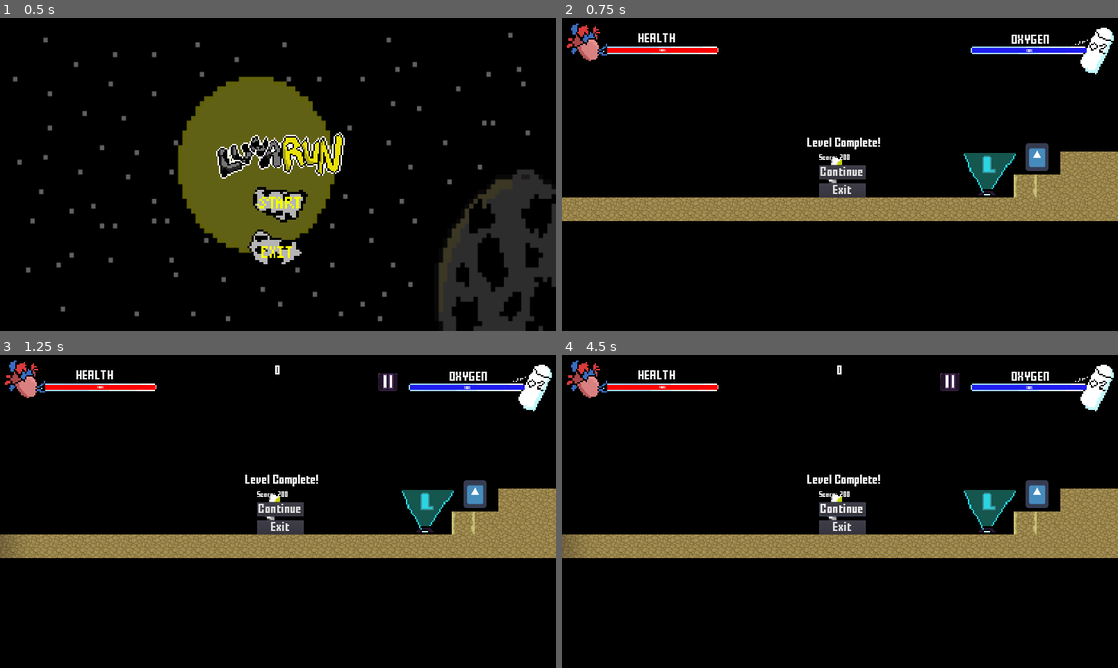
Above: before the commit, frames 1-4 (two rows, left to right).
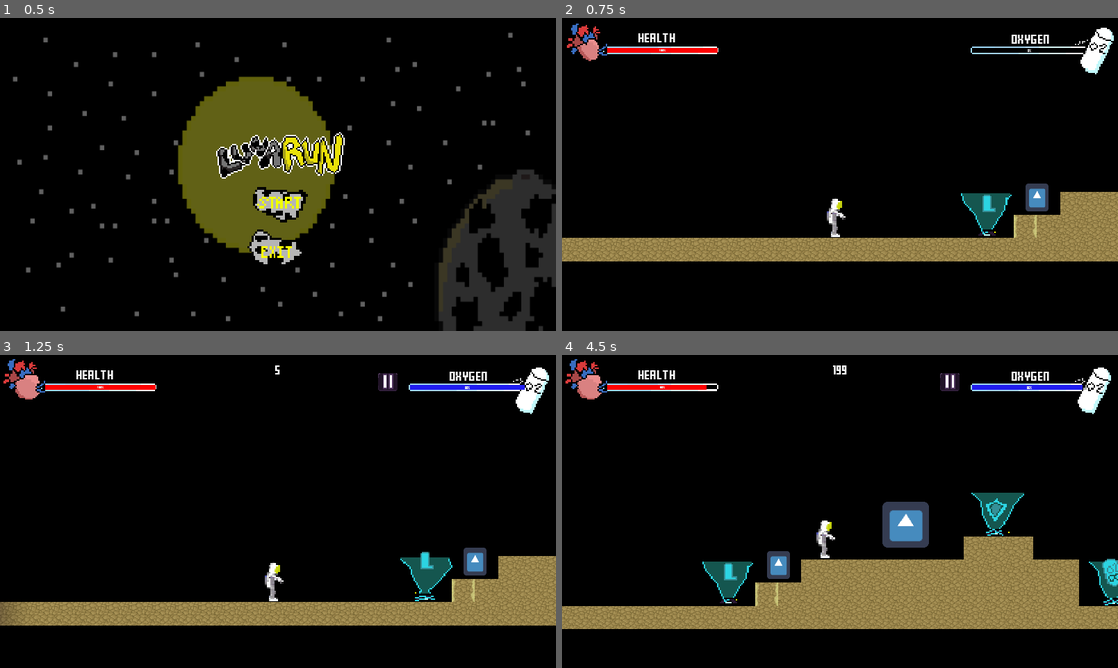
Above: after the commit, the same moments.

Repository: Kreateer/game-off-2020
Game: Godot game, scene res://scenes/Main.tscn
Two runs of this game, one before a commit and one after it. Both use one fixed random seed, a clock stepped at 60 frames per second and the inputs below. The engine's default icon, where the game draws it, is replaced by a stand-in: a white triangle on a blue panel in a dark square.
Inputs (mouse positions are in pixels of both pictures, inside the frame that each line leads up to):
- Up to frame 1 (0.5 s): no input
- Up to frame 2 (0.75 s): click (840, 202) at 0.5 s
- Up to frame 3 (1.25 s): no input
- Up to frame 4 (4.5 s): click (840, 508) at 1.25 s, where only the run before the commit has a clickable "Continue"; click (840, 508) at 2 s, where only the run before the commit has a clickable "Continue"; move the mouse to (962, 495) at 2.77 s; hold D (right) 2.78-4.28 s; click (962, 495) at 2.92 s; tap W (jump) at 3.02, 3.77 s; move the mouse to (728, 527) at 3.52 s; move the mouse to (895, 442) at 4.27 s; hold A (left) from 4.28 s (still down)

Frame 1 is identical in both runs. In frame 2, 20% of the frame differs, in the area x 0-100%, y 9-78%; in frame 3, 23%; in frame 4, 30%, in the area x 0-100%, y 1-88%.

Commit message:
Fix popup showing at level start and Retry button on Player death
This commit fixes the issue where the EndPopup would show as soon as the scene is loaded and instead only shows when the Player collides with EndCollider.
This also re-adds the Retry button that I accidentally removed before.

Diff:
--- a/levels/Tutorial.tscn
+++ b/levels/Tutorial.tscn
@@ -95,25 +95,20 @@
 scale = Vector2( 60, 33.75 )
 texture = ExtResource( 4 )
 
-[node name="EndCollider" parent="." instance=ExtResource( 2 )]
-position = Vector2( 2856, 625 )
+[node name="EndPopup" parent="." instance=ExtResource( 5 )]
 
-[node name="EndArea" parent="EndCollider" index="0"]
-position = Vector2( 71.9999, 263 )
-
-[node name="EndPopup" parent="EndCollider" instance=ExtResource( 5 )]
+[node name="EndCollider" parent="EndPopup" instance=ExtResource( 2 )]
+position = Vector2( 1904, 888 )
 [connection signal="Dead" from="Player" to="." method="_on_Player_Dead"]
 [connection signal="Dead" from="Player" to="GUI" method="_on_Player_Dead"]
 [connection signal="screen_exited" from="Player/VisibilityNotifier2D" to="Player" method="_on_VisibilityNotifier2D_screen_exited"]
 [connection signal="timeout" from="CanvasLayer/Score/ScoreTimer" to="." method="_on_ScoreTimer_timeout"]
 [connection signal="timeout" from="CanvasLayer/Oxygen/OxygenTimer" to="." method="_on_OxygenTimer_timeout"]
 [connection signal="DamageArea_PlayerCollision" from="Darkness" to="Player" method="_on_Darkness_DamageArea_PlayerCollision"]
-[connection signal="level_cleared" from="EndCollider" to="." method="_on_EndCollider_level_cleared"]
+[connection signal="level_cleared" from="EndPopup/EndCollider" to="." method="_on_EndCollider_level_cleared"]
 
 [editable path="CanvasLayer"]
 
 [editable path="GUI"]
 
-[editable path="EndCollider"]
-
-[editable path="EndCollider/EndPopup"]
+[editable path="EndPopup"]
--- a/scenes/EndCollider.tscn
+++ b/scenes/EndCollider.tscn
@@ -9,8 +9,8 @@
 script = ExtResource( 1 )
 
 [node name="EndArea" type="Area2D" parent="."]
-position = Vector2( 17.6777, 224.153 )
 input_pickable = false
+monitorable = false
 
 [node name="CollisionShape2D" type="CollisionShape2D" parent="EndArea"]
 shape = SubResource( 1 )
--- a/scenes/GUI.tscn
+++ b/scenes/GUI.tscn
@@ -160,6 +160,12 @@
 frame_11/texture = ExtResource( 4 )
 frame_11/delay_sec = 0.0
 
+[sub_resource type="DynamicFontData" id=5]
+font_path = "res://assets/fonts/FFFFORWA.TTF"
+
+[sub_resource type="DynamicFont" id=6]
+font_data = SubResource( 5 )
+
 [node name="GUI" type="CanvasLayer"]
 script = ExtResource( 2 )
 
@@ -215,7 +221,7 @@
 "_editor_description_": ""
 }
 
-[node name="RetryButton" type="TextureButton" parent="."]
+[node name="RetryButton" type="Button" parent="."]
 visible = false
 anchor_left = 0.5
 anchor_top = 0.5
@@ -225,9 +231,10 @@
 margin_top = 36.0
 margin_right = 52.0
 margin_bottom = 85.0
-__meta__ = {
-"_edit_use_anchors_": false,
-"_editor_description_": ""
+custom_fonts/font = SubResource( 6 )
+text = "Retry"
+__meta__ = {
+"_edit_use_anchors_": false
 }
 
 [node name="Sprite" type="Sprite" parent="."]
--- a/scenes/LvlEndPopup.tscn
+++ b/scenes/LvlEndPopup.tscn
@@ -32,22 +32,10 @@
 font_data = SubResource( 7 )
 
 [node name="EndPopup" type="CanvasLayer"]
+pause_mode = 1
+
+[node name="BasePopup" type="Popup" parent="."]
 pause_mode = 2
-
-[node name="PopupControl" type="Control" parent="."]
-anchor_left = 0.5
-anchor_top = 0.5
-anchor_right = 0.5
-anchor_bottom = 0.5
-margin_left = -20.0
-margin_top = -20.0
-margin_right = 20.0
-margin_bottom = 20.0
-__meta__ = {
-"_edit_use_anchors_": false
-}
-
-[node name="BasePopup" type="Popup" parent="PopupControl"]
 anchor_left = 0.5
 anchor_top = 0.5
 anchor_right = 0.5
@@ -61,7 +49,7 @@
 "_edit_use_anchors_": false
 }
 
-[node name="Continue" type="Button" parent="PopupControl/BasePopup"]
+[node name="Continue" type="Button" parent="BasePopup"]
 anchor_left = 0.5
 anchor_top = 0.5
 anchor_right = 0.5
@@ -80,7 +68,7 @@
 "_editor_description_": ""
 }
 
-[node name="Exit" type="Button" parent="PopupControl/BasePopup"]
+[node name="Exit" type="Button" parent="BasePopup"]
 anchor_left = 0.5
 anchor_top = 0.5
 anchor_right = 0.5
@@ -99,7 +87,7 @@
 "_editor_description_": ""
 }
 
-[node name="LevelComplete" type="Label" parent="PopupControl/BasePopup"]
+[node name="LevelComplete" type="Label" parent="BasePopup"]
 anchor_left = 0.5
 anchor_top = 0.5
 anchor_right = 0.5
@@ -114,7 +102,7 @@
 "_edit_use_anchors_": false
 }
 
-[node name="FinalScore" type="Label" parent="PopupControl/BasePopup"]
+[node name="FinalScore" type="Label" parent="BasePopup"]
 anchor_left = 0.5
 anchor_top = 0.5
 anchor_right = 0.5
@@ -129,7 +117,7 @@
 "_edit_use_anchors_": false
 }
 
-[node name="ScoreNumber" type="Label" parent="PopupControl/BasePopup"]
+[node name="ScoreNumber" type="Label" parent="BasePopup"]
 anchor_left = 0.5
 anchor_top = 0.5
 anchor_right = 0.5
@@ -143,5 +131,5 @@
 "_edit_use_anchors_": false,
 "_editor_description_": ""
 }
-[connection signal="pressed" from="PopupControl/BasePopup/Continue" to="PopupControl/BasePopup" method="_on_Continue_pressed"]
-[connection signal="pressed" from="PopupControl/BasePopup/Exit" to="PopupControl/BasePopup" method="_on_Exit_pressed"]
+[connection signal="pressed" from="BasePopup/Continue" to="BasePopup" method="_on_Continue_pressed"]
+[connection signal="pressed" from="BasePopup/Exit" to="BasePopup" method="_on_Exit_pressed"]
--- a/scripts/EndCollider.gd
+++ b/scripts/EndCollider.gd
@@ -2,12 +2,17 @@
 
 signal level_cleared
 
-func _on_EndArea_body_entered(KinematicBody2D):
+func on_collide():
 	# Pause Game And Show Level End Popup
+	var EndPopup = get_parent().get_parent().get_node("EndPopup/BasePopup")
+	var EndScore = get_parent().get_parent().get_node("EndPopup/BasePopup/ScoreNumber")
 	get_tree().paused = true
-	emit_signal("level_cleared")
-	$EndPopup/PopupControl/BasePopup.show()
-	var main = self.get_parent()
+	EndPopup.show()
+	var main = self.get_parent().get_parent()
 	for child in main.get_children():
 		if child.name == "CanvasLayer":
-				$EndPopup/PopupControl/BasePopup/ScoreNumber.text = child.get_child(0).text
+				EndScore.text = child.get_child(0).text
+
+func _on_EndArea_body_entered(KinematicBody2D):
+	on_collide()
+	emit_signal("level_cleared")
--- a/scripts/Main.gd
+++ b/scripts/Main.gd
@@ -84,4 +84,4 @@
 	$CanvasLayer/Score.update_score(score)
 
 func _on_EndCollider_level_cleared():
-	$EndCollider/EndPopup/PopupControl/BasePopup.show()
+	$EndPopup/BasePopup.show()
Not shown: 1 places in scenes/GUI.tscn that only renumber resources
